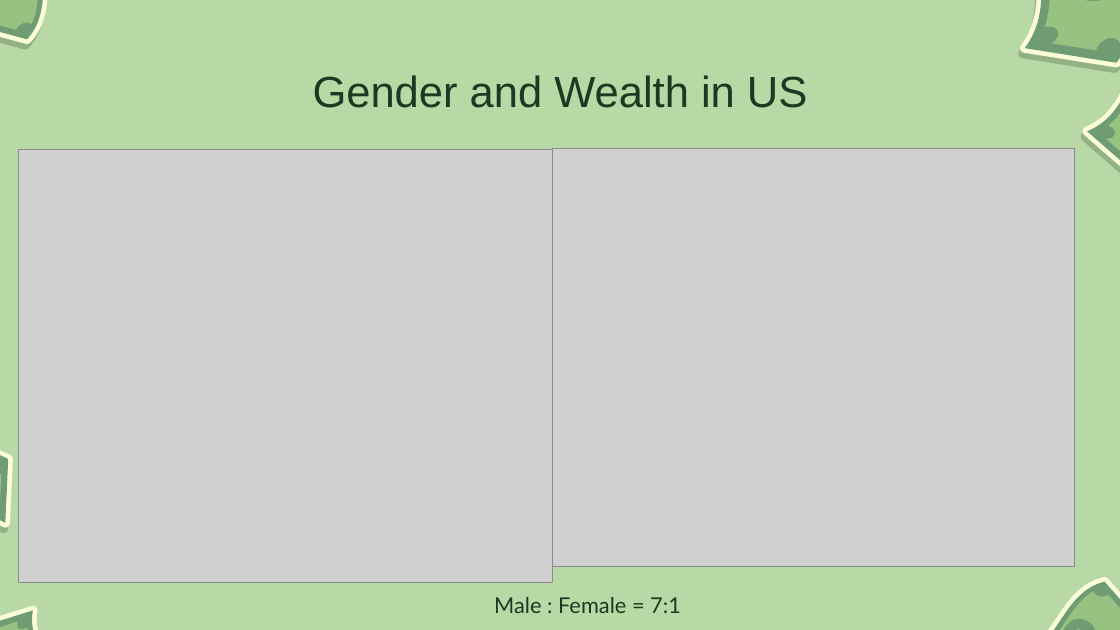
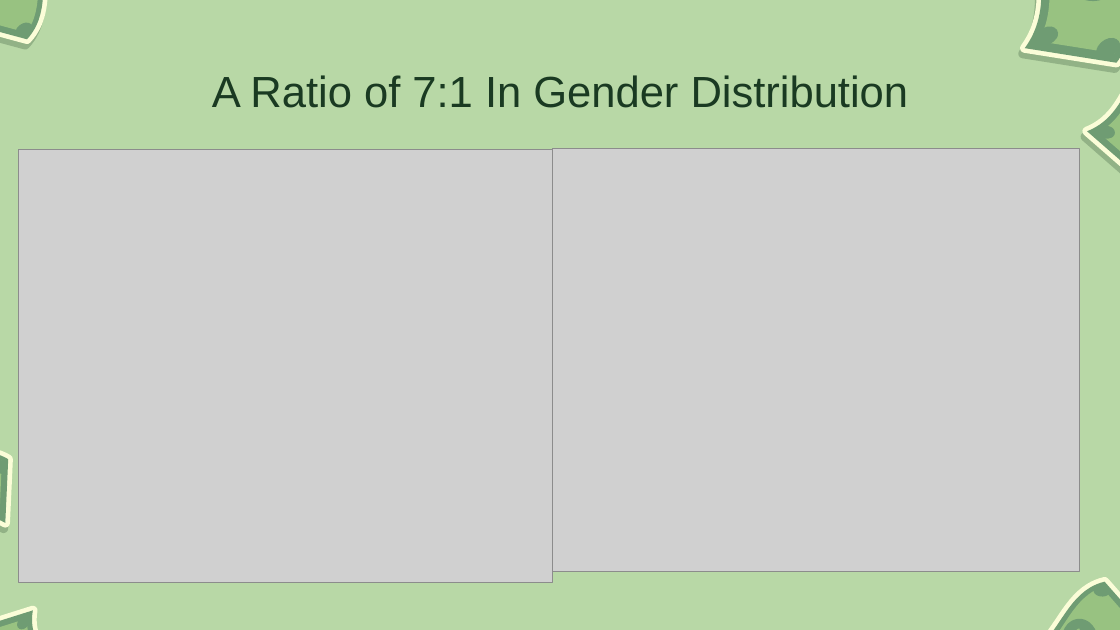
Before and after one commit to gialiubc/project_1, a slide deck: slide 9 of gia/who_are_the_billionaires.pptx. Drawn at 1120x630 pixels with LibreOffice and Linux fonts; fonts in the diff are those of the drawing; grey boxes stand for pictures; background and template pictures are left out. Boxes give left, top, right and bottom in pixels: in the first picture for what was removed or moved away, otherwise in the second. Text is boxed around its words. In the diff, an @@ line names an element or a change of style, - is before the commit and + after.

```diff
--- a/gia/who_are_the_billionaires.pptx
+++ b/gia/who_are_the_billionaires.pptx
@@ text at (212,75,909,108): text changed @@
-Gender and Wealth in US
+A Ratio of 7:1 In Gender Distribution
@@ picture: place and size @@
-picture at (552,149,1074,567)
+picture at (552,149,1080,571)
@@ text removed at (494,597,681,613) @@
-Male : Female = 7:1
```
Also in this commit, not shown: 6 other slides changed, 2 slides removed.
